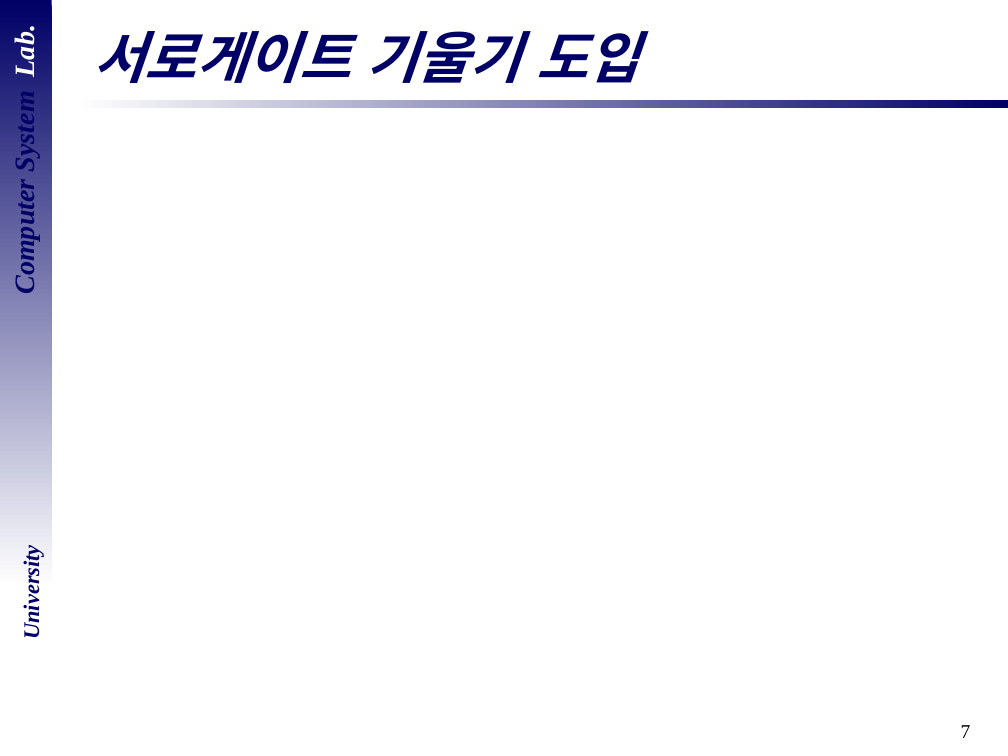
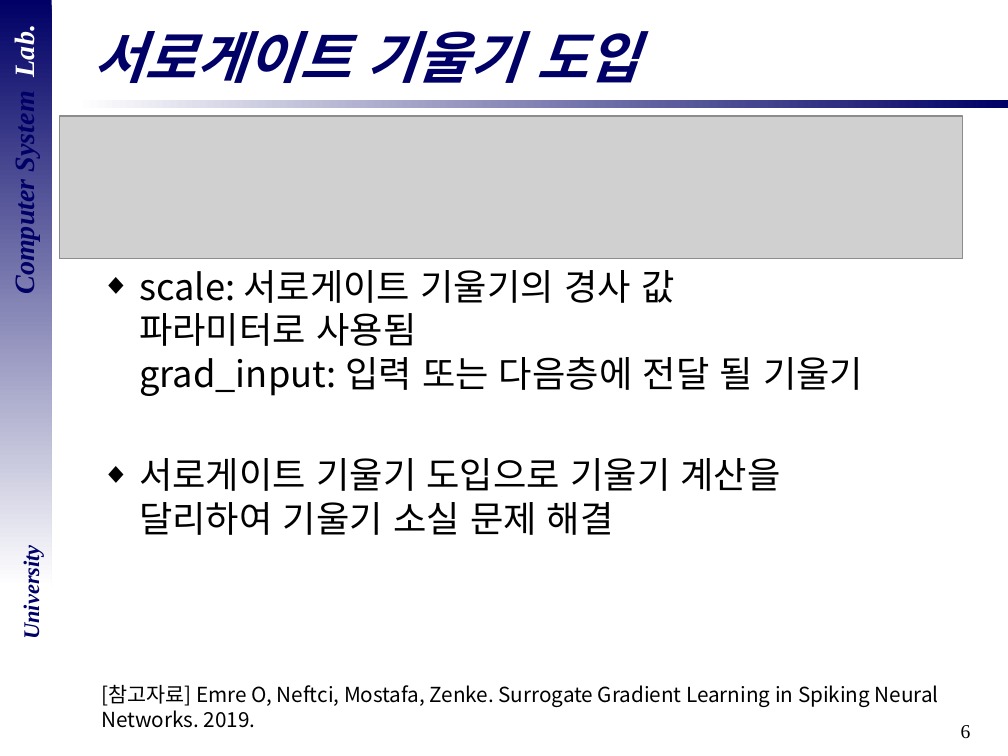
Before and after one commit to DevelopLee20/SNN, a slide deck: slide 6 of cs semina/졸업 논문 심사.pptx (slide 7 before the commit). Drawn at 1008x756 pixels with LibreOffice and Linux fonts; fonts in the diff are those of the drawing; grey boxes stand for pictures; background and template pictures are left out. Boxes give left, top, right and bottom in pixels: in the first picture for what was removed or moved away, otherwise in the second. Text is boxed around its words. In the diff, an @@ line names an element or a change of style, - is before the commit and + after.

```diff
--- a/cs semina/졸업 논문 심사.pptx
+++ b/cs semina/졸업 논문 심사.pptx
@@ picture added at box(59, 116, 963, 259) @@
@@ text added at box(101, 270, 939, 728), 14.8 pt, text #000000 @@
+◆ scale: 서로게이트 기울기의 경사 값
+  파라미터로 사용됨
+  grad_input: 입력 또는 다음층에 전달 될 기울기
+◆ 서로게이트 기울기 도입으로 기울기 계산을
+  달리하여 기울기 소실 문제 해결
+[참고자료] Emre O, Neftci, Mostafa, Zenke. Surrogate Gradient Learning in Spiking Neural Networks. 2019.
@@ page number at box(961, 725, 971, 739): text changed @@
-7
+6
```
Also in this commit, not shown: 10 other slides changed.
